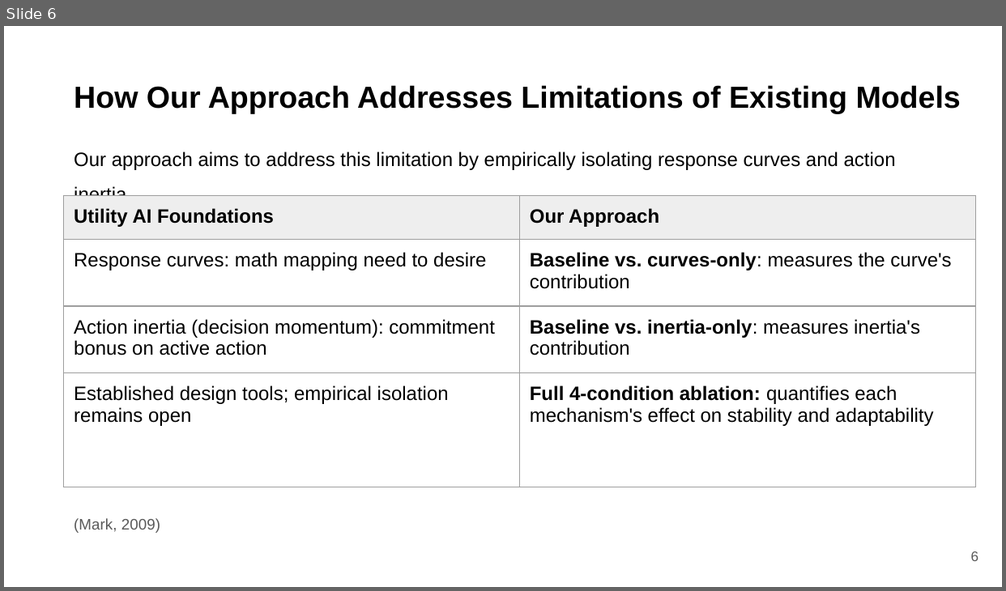
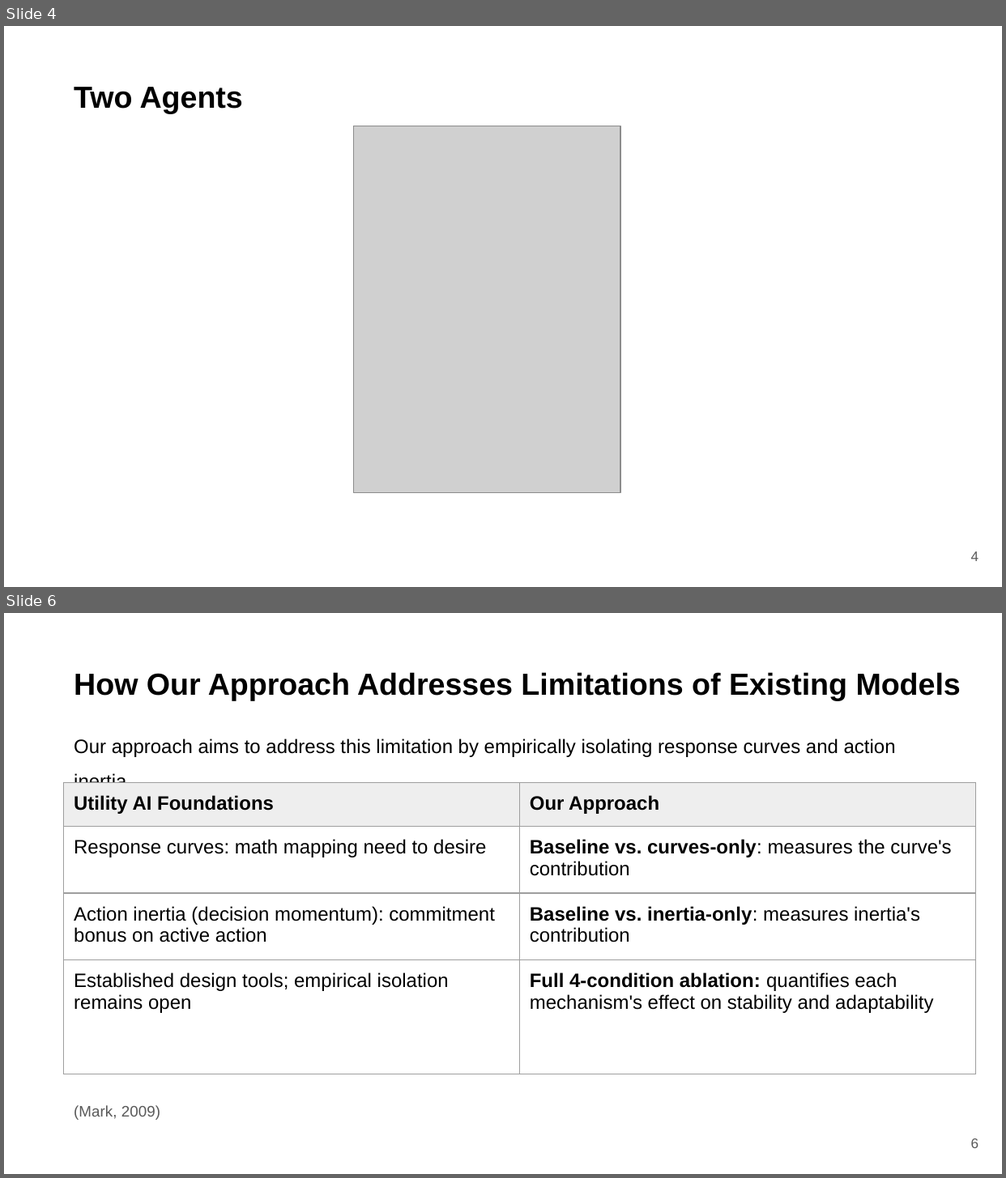
Before and after one commit to wj1212/Utility-Sim, a slide deck: Wenjie_Jiang_Progress_Update_August2026.pptx. Shown one above the other, each under a label of ours: slide 6 before the commit, slides 4 and 6 after it; the slides between them are not shown. The pictures are 1006x591 and 1006x1178 pixels, drawn with LibreOffice and Linux fonts; fonts in the diff are those of the drawing; grey boxes stand for pictures; background and template pictures are left out. Boxes give left, top, right and bottom in pixels: in the first picture for what was removed or moved away, otherwise in the second. Text is boxed around its words. In the diff, an @@ line names an element or a change of style, - is before the commit and + after.

```diff
--- a/Wenjie_Jiang_Progress_Update_August2026.pptx
+++ b/Wenjie_Jiang_Progress_Update_August2026.pptx
@@ slide 4 added at [4, 26, 1002, 587], background picture (left out) @@
@@ title added at [74, 87, 243, 114], 22 pt, text #000000, bold @@
+Two Agents
@@ picture added at [353, 126, 620, 493] @@
@@ page number added at [971, 552, 979, 561], 10 pt, text #595959 @@
+4
```
Also in this commit, not shown: 2 slides changed, 2 other slides added, 3 slides removed, 8 other files.
